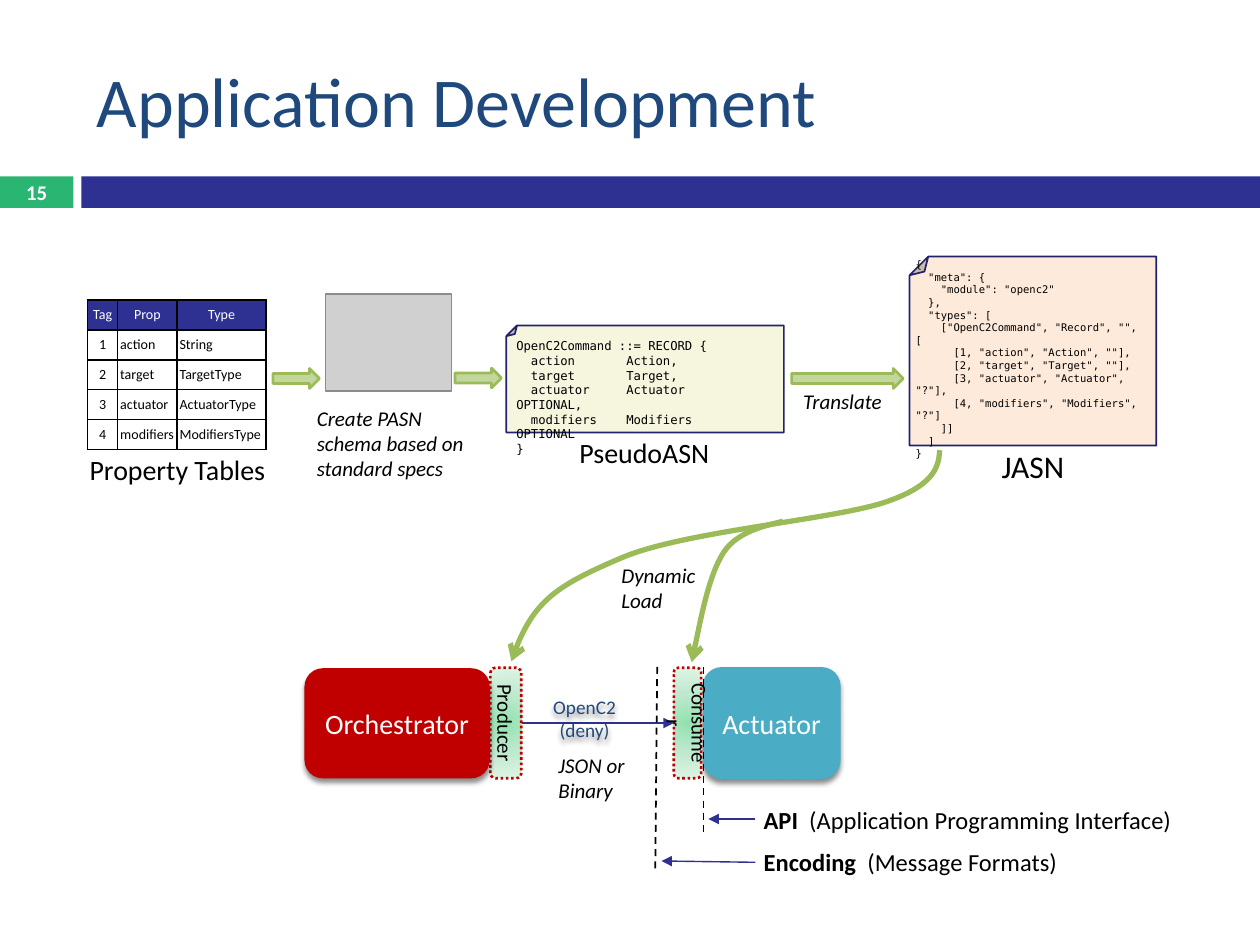
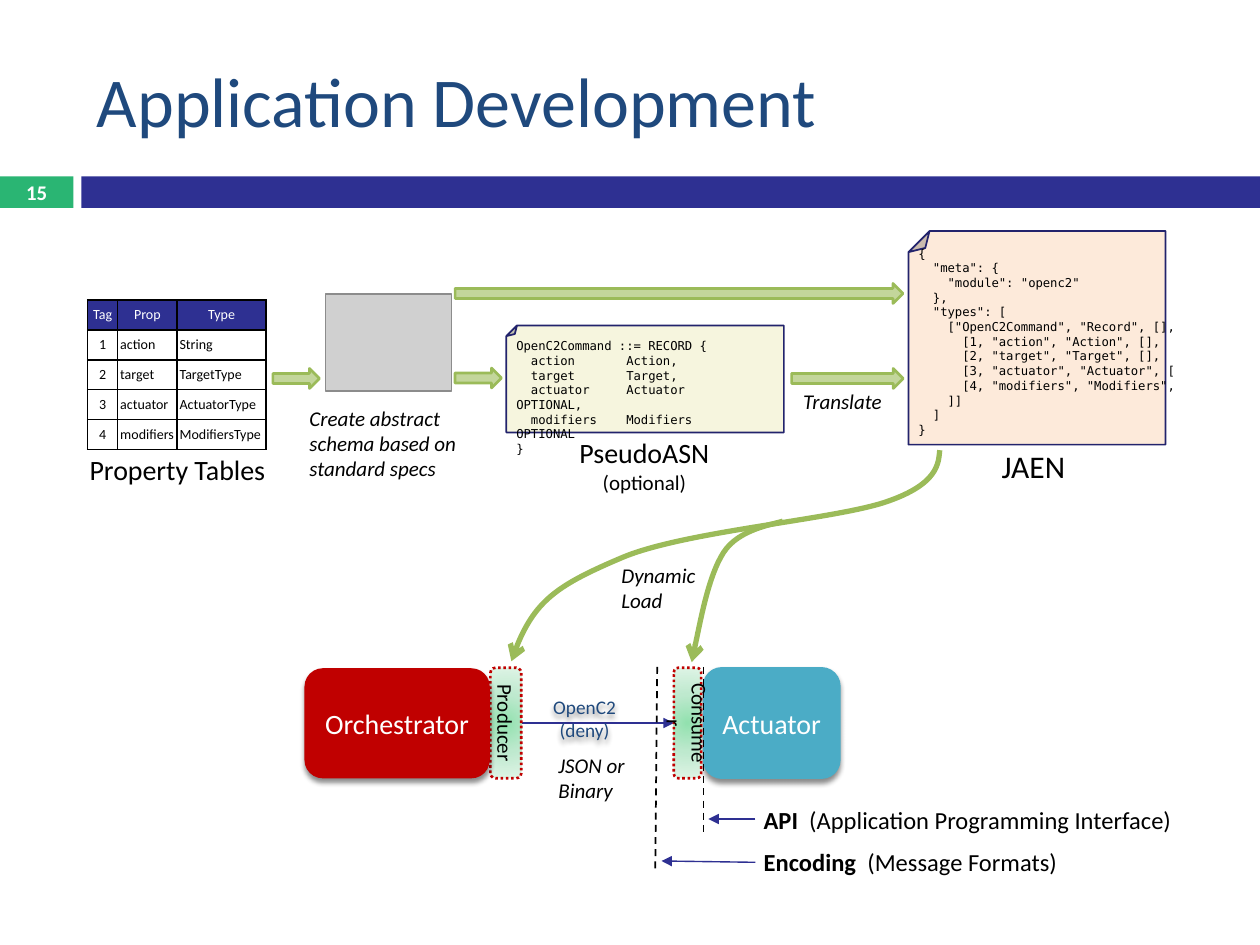
Before and after one commit to OpenC2-org/openc2-org, a slide deck: slide 15 of meetings/2016-09-29/sep/OpenC2 Schema.pptx. Drawn at 1260x945 pixels with LibreOffice and Linux fonts; fonts in the diff are those of the drawing; grey boxes stand for pictures. Boxes give left, top, right and bottom in pixels: in the first picture for what was removed or moved away, otherwise in the second. Text is boxed around its words. In the diff, an @@ line names an element or a change of style, - is before the commit and + after.

Commit message:
Schema slides update

```diff
--- a/meetings/2016-09-29/sep/OpenC2 Schema.pptx
+++ b/meetings/2016-09-29/sep/OpenC2 Schema.pptx
@@ text "{": place and size @@
-text "{" at bbox=[928, 273, 1137, 409]
+text "{" at bbox=[933, 263, 1175, 393]
@@ folded corner: place and size @@
-folded corner at bbox=[910, 257, 1157, 446]
+folded corner at bbox=[908, 231, 1166, 445]
@@ text at bbox=[933, 263, 1080, 319]: size 6 to 7 pt in "{", ""meta": {", ""module": "openc2"", "}," and 4 more places @@
@@ right arrow added at bbox=[455, 284, 902, 304], fill #C3D69B, outline #9BBB59 1.5 pt @@
@@ text at bbox=[948, 321, 1175, 393]: text changed; size 6 to 7 pt @@
-["OpenC2Command", "Record", "", [
-[1, "action", "Action", ""],
-[2, "target", "Target", ""],
-[3, "actuator", "Actuator", "?"],
-[4, "modifiers", "Modifiers", "?"]
+["OpenC2Command", "Record", [],
+[1, "action", "Action", [],
+[2, "target", "Target", [],
+[3, "actuator", "Actuator", [
+[4, "modifiers", "Modifiers",
@@ text at bbox=[309, 411, 456, 480]: text changed @@
-Create PASN schema based on standard specs
+Create abstract schema based on standard specs
@@ text at bbox=[603, 475, 686, 494]: paragraph added @@
+(optional)
@@ text at bbox=[1002, 457, 1065, 479]: text changed @@
-JASN
+JAEN
```
Also in this commit, not shown: 5 other slides changed, 1 other file.
